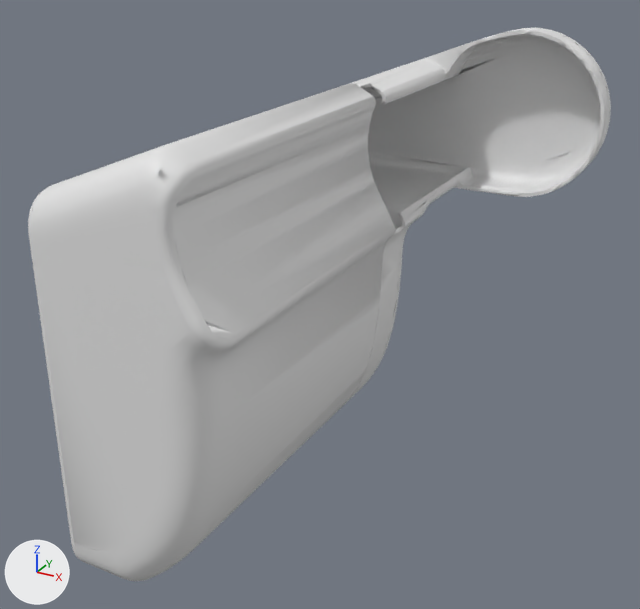
Renders of the COLLADA model public/page2/mesh026_shoulder.dae from each side of a commit.
One viewpoint serves both versions: a 50 mm camera at (0.252, -0.258, 0.08) aimed at (0.097, 0.022, -0.06). Arrows for +X, +Y and +Z are at lower left; the lights stay in place. Materials are left out; every surface is plain grey. Vertices at the same position are counted once.

Script lines for the objects in view, before the commit:
```python
me_shoulder = bpy.data.meshes.new('Shoulder')
me_shoulder.from_pydata(...)  # 3456 vertices, 5038 faces; spans x 0.047..0.177, y -0.075..0.143, z -0.14..0.036
me_shoulder.materials.append(mat_glay_004)
ob_shoulder = bpy.data.objects.new('Shoulder', me_shoulder)
ob_shoulder.location = (0.0, 0.0, 0.0)
```
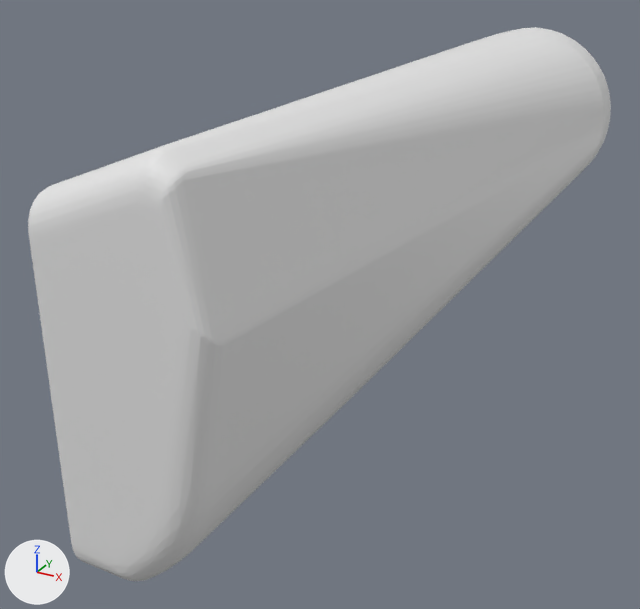
Where the change shows, as pixel boxes (x1, y1, x2, y2) in the pictures (640 x 609 px):
part 1 of me_shoulder, cut back
    before: (39, 28, 604, 549)
    after: (161, 225, 172, 266)

What the commit changed:
me_shoulder is used by ob_shoulder; location (0.0, 0.0, 0.0).
me_shoulder had 3456 vertices, 5038 faces and spanned x 0.047..0.177, y -0.075..0.143, z -0.14..0.036.
me_shoulder now has 712 vertices, 1420 faces and spans x 0.047..0.177, y -0.075..0.143, z -0.14..0.036.
me_shoulder part 1: 14 vertices moved within x 0.047..0.1, y -0.075..0.137, z -0.14..0.021; 2744 vertices removed from x 0.047..0.176, y -0.075..0.143, z -0.14..0.036.
